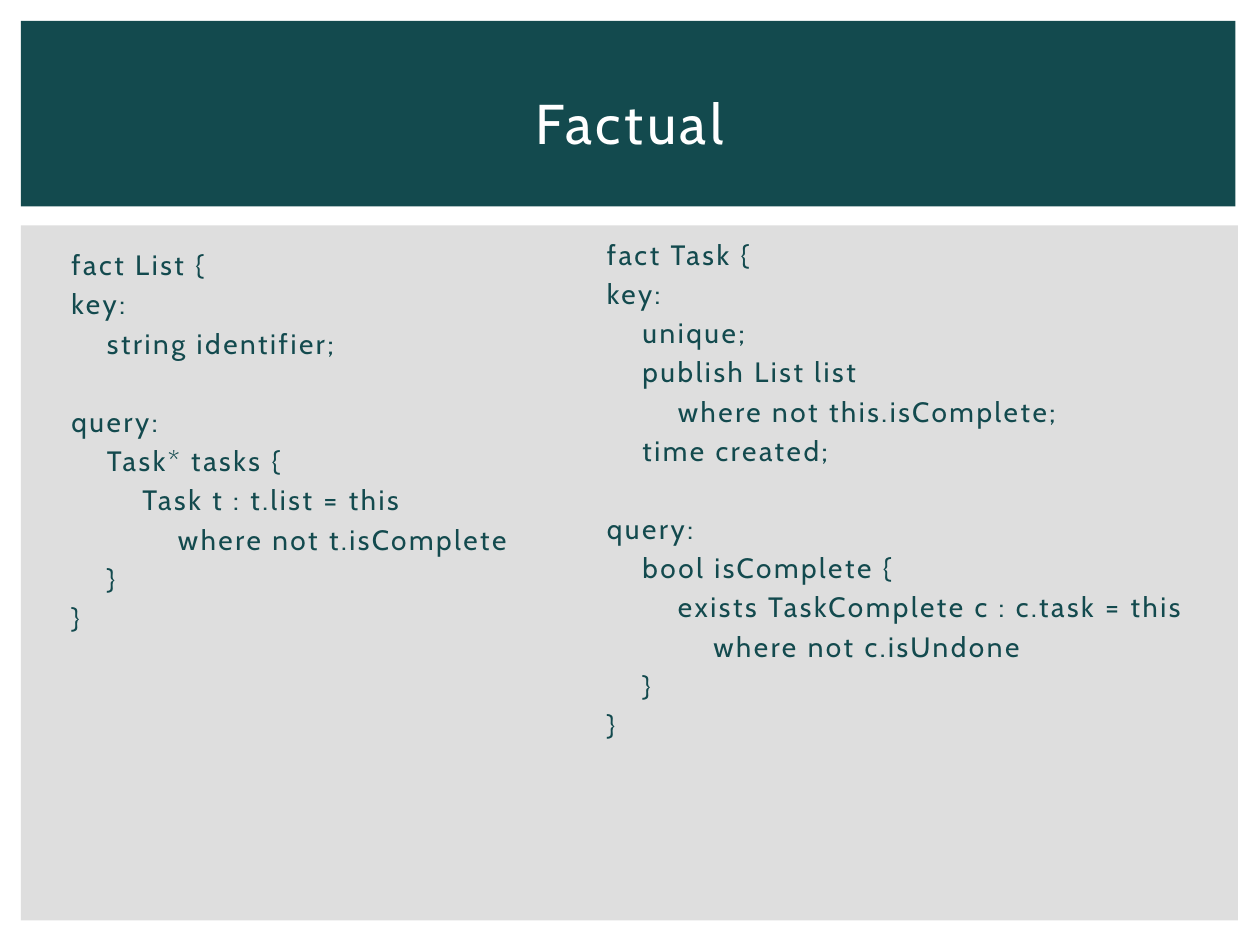
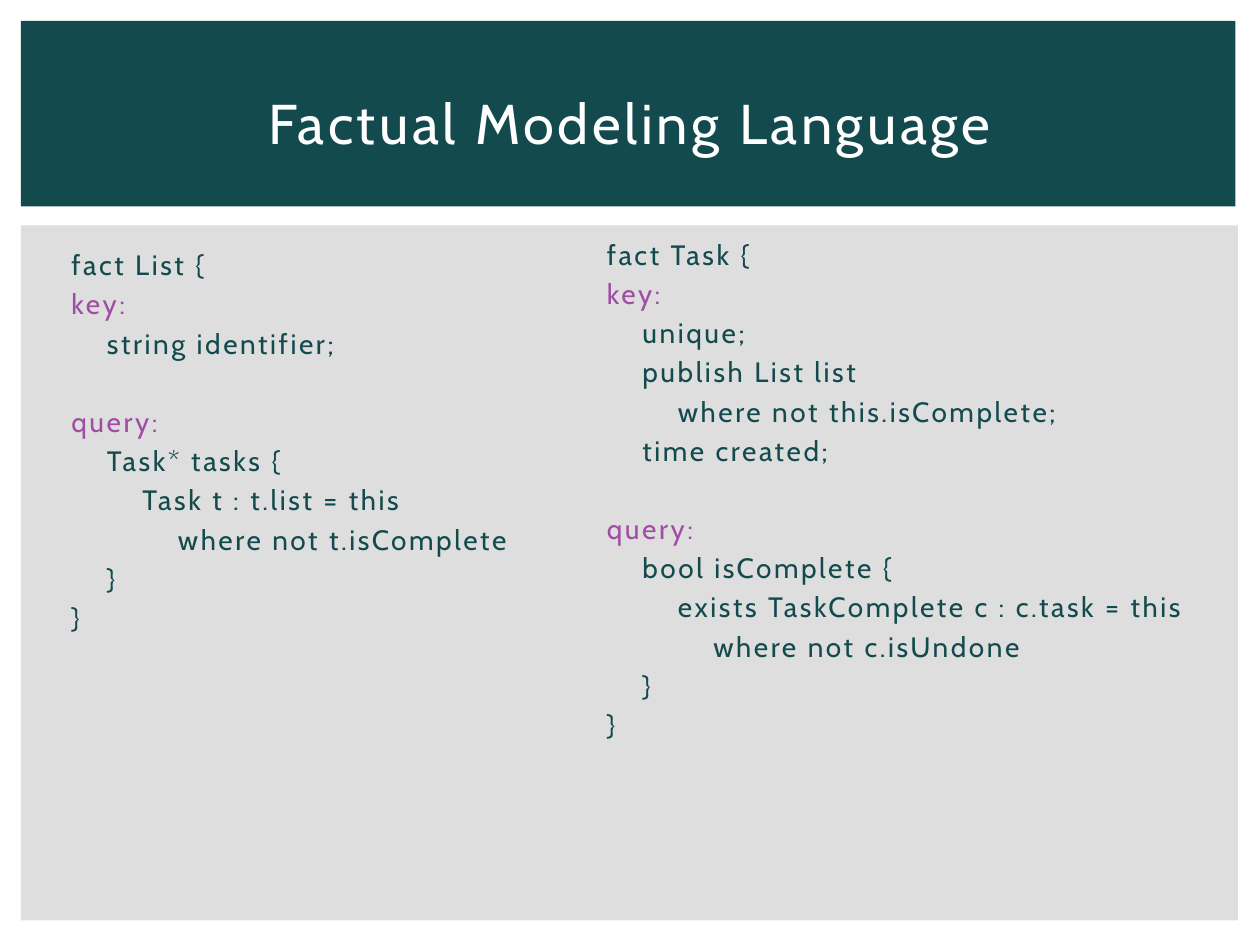
Before and after one commit to michaellperry/CorrespondenceAndroid, a slide deck: slide 11 of Collaborative Android Apps.pptx. Drawn at 1260x945 pixels with LibreOffice and Linux fonts; fonts in the diff are those of the drawing. Boxes give left, top, right and bottom in pixels: in the first picture for what was removed or moved away, otherwise in the second. Text is boxed around its words. In the diff, an @@ line names an element or a change of style, - is before the commit and + after.

```diff
--- a/Collaborative Android Apps.pptx
+++ b/Collaborative Android Apps.pptx
@@ title at bbox=[268, 102, 990, 156]: text changed @@
-Factual
+Factual Modeling Language
@@ text at bbox=[71, 293, 157, 439]: text colour #134A4E to #A04DA3 in "key:", "query:" @@
@@ text at bbox=[607, 283, 693, 546]: text colour #134A4E to #A04DA3 in "key:", "query:" @@
```
Also in this commit, not shown: 5 other slides changed, 3 slides added.
